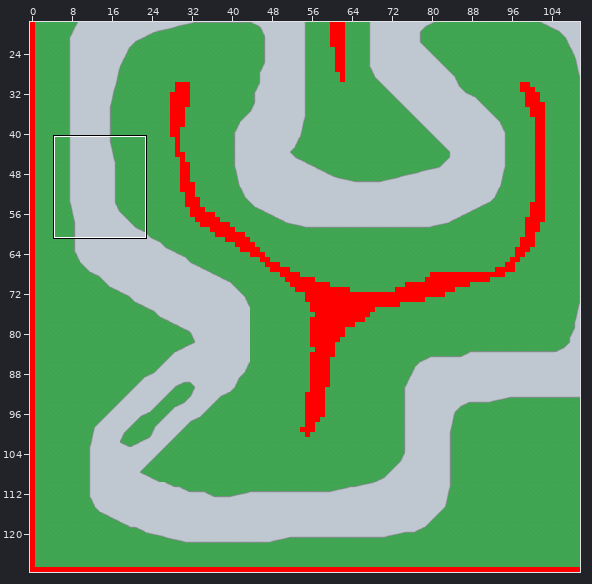
One commit to this Tiled map: assets/courses/track3.tmx. Above, an overview of the earlier version with the close-up marked.
Close-up. Before:
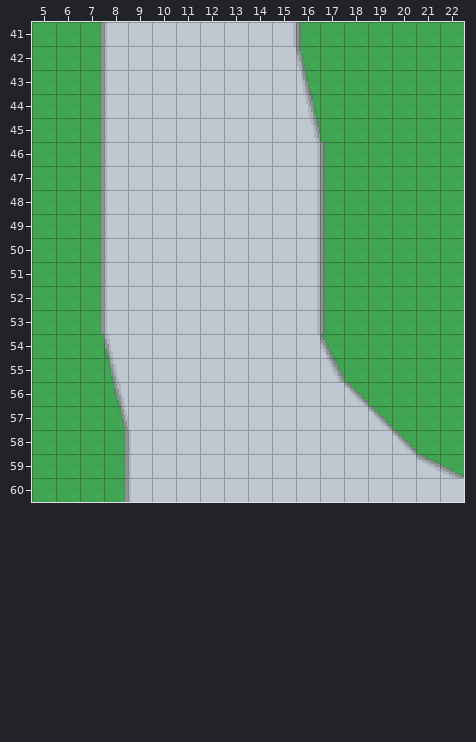
Cells are 16x16 px. Shown: x 5..22, y 41..60. The commit also changed other parts of the map, which this record leaves out.
The result:
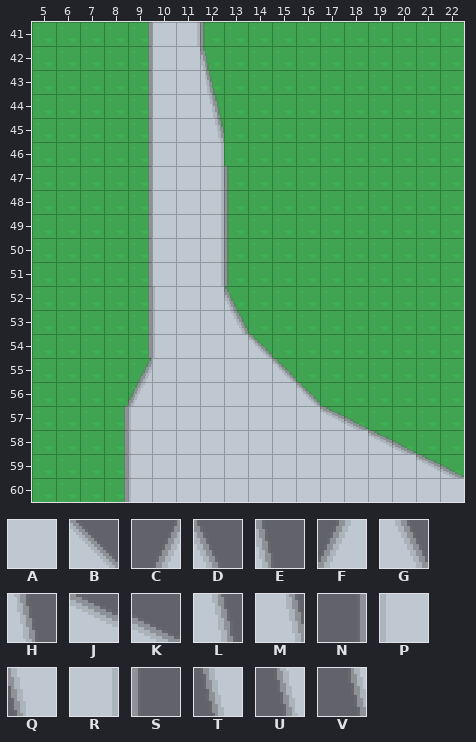
Key: from "template_tiles.tsx": A 1, B 3, C 4, D 5, E 7, F 16, G 17, H 19, J 26, K 27, L 31, M 43, N 51, P 52, Q 54, R 64, S 65, T 66, U 78, V 90.
_ is an empty cell.
Changes in this commit:
Layer "road":
Tile A becomes tile B in row 54 at x 14; in row 55 at x 15; in row 56 at x 16.
Tile A becomes tile C in row 55 at x 9.
Tile A becomes tile D in row 52 at x 13.
Tile A becomes tile E in row 42 at x 12.
Tile A becomes tile F in row 56 at x 9.
Tile A becomes tile G in row 53 at x 13.
Tile A becomes tile H in row 43 at x 12.
Tile A becomes tile J in row 57 at x 17; in row 58 at x 19.
Tile A becomes tile K in row 57 at x 18.
Tile B becomes tile K in row 58 at x 20.
Tile A becomes tile L in row 44 at x 12.
Tile A becomes tile M in row 45 at x 12.
Tile A becomes tile N in rows 41 to 54 at x 9.
Tile V becomes tile N in row 57 at x 8.
Tile A becomes tile P in rows 52 to 54 at x 10; in row 57 at x 9.
Tile A becomes tile R in row 41 at x 11; in rows 46 to 51 at x 12.
Tile A becomes tile S in row 41 at x 12; in rows 47 to 51 at x 13.
Tile A is gone in row 41 at x 13 to 14; in rows 42 to 46 at x 13 to 15; in rows 47 to 53 at x 14 to 15; in row 54 at x 15 to 16; in row 55 at x 16; in row 56 at x 17.
Tile B is gone in row 56 at x 18; in row 57 at x 19.
Tile D is gone in row 54 at x 17.
Tile E is gone in row 42 at x 16.
Tile G is gone in row 55 at x 17.
Tile H is gone in row 43 at x 16.
Tile L is gone in row 44 at x 16.
Tile M is gone in row 45 at x 16.
Tile N is gone in rows 41 to 53 at x 7.
Tile P is gone in rows 41 to 53 at x 8.
Tile Q is gone in row 54 at x 8.
Tile R is gone in row 41 at x 15; in rows 46 to 53 at x 16.
Tile S is gone in row 41 at x 16; in rows 46 to 53 at x 17.
Tile T is gone in row 55 at x 8.
Tile U is gone in row 56 at x 8.
